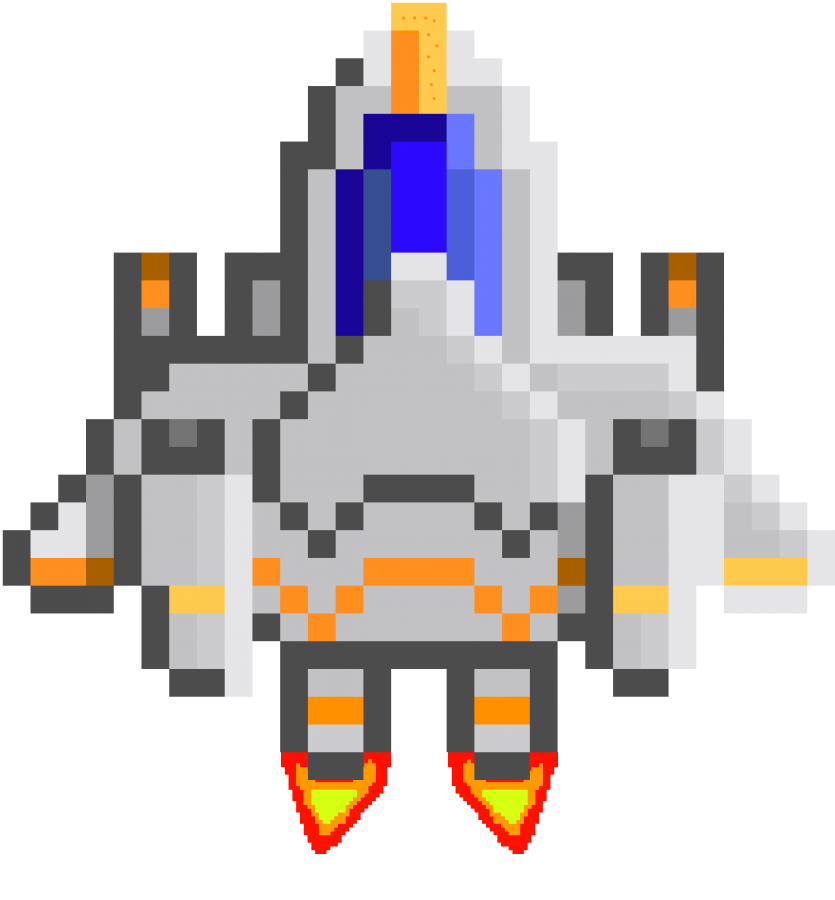
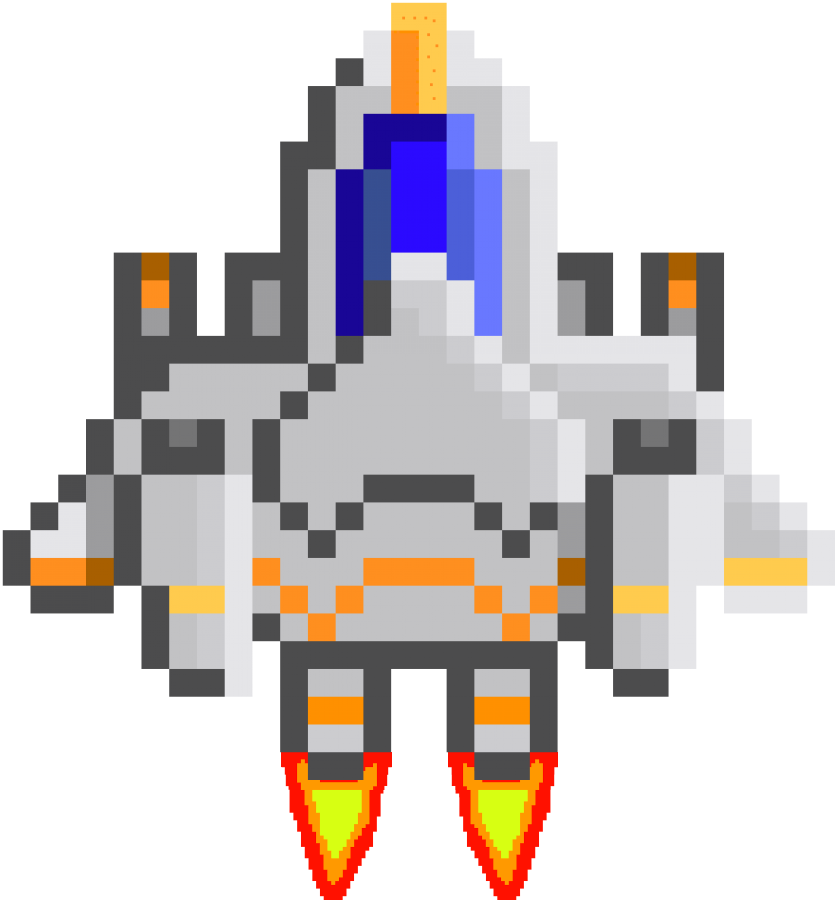
Comparing the layer stacks of the two 835 × 900 images. Changes:
showed "Propellers_", moved it above "Propellers" over [282, 752, 558, 900]
hid "Fundo" over [282, 752, 558, 900]
